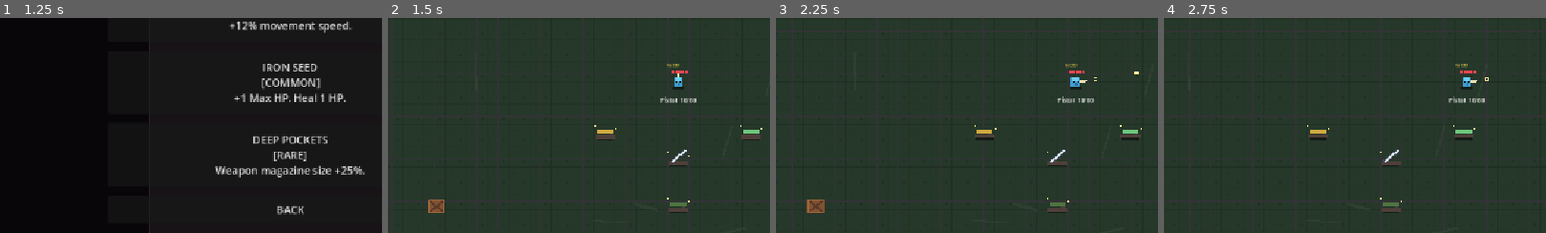
Above: before the commit, frames 1-4 (left to right).
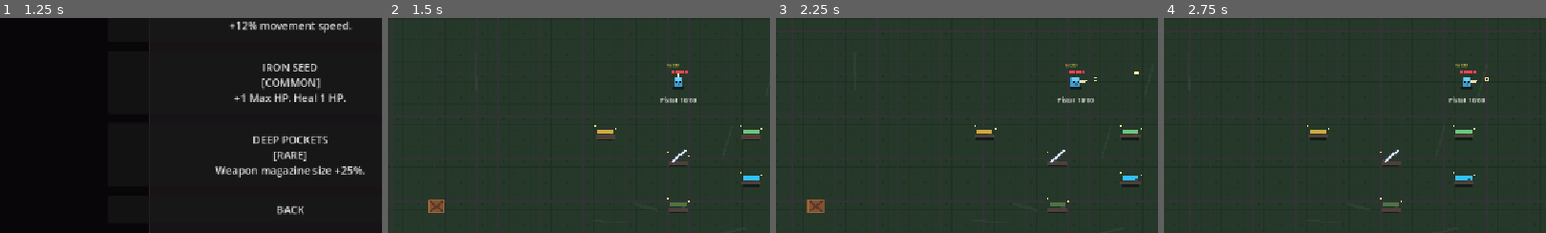
Above: after the commit, the same moments.

Repository: Venos2512/Rouge
Game: Godot game, scene res://gungeon_proto/main.tscn
The game is run twice, just before and just after one commit, with the same random seed, the same clock (stepped at 60 frames per second) and the same inputs.
Inputs (mouse positions are % of the whole screen's width and height, from its top left):
- Up to frame 1 (1.25 s): click "START RUN" at 0.5 s
- Up to frame 2 (1.5 s): click "FLEET FEATHER [COMMON] +12% m…" at 1.25 s
- Up to frame 3 (2.25 s): tap Enter at 2 s; move the mouse to (72, 45) at 2.02 s; press the mouse at (72, 45) at 2.03 s; hold D (move_right) from 2.03 s (still down)
- Up to frame 4 (2.75 s): keep holding D (move_right)
The pictures show only the part of the screen within x 12-62%, y 35-85%; the shares and areas given below are measured in that part.

Frame 1 is identical in both runs. In frame 2, 0.2% of the frame differs, in the area x 92-98%, y 71-79%; in frame 3, 0.2%; in frame 4, 0.2%, in the area x 75-82%, y 71-79%.

Commit message:
fix: guard laser beam against freed objects

Diff:
--- /dev/null
+++ b/gungeon_proto/assets/icons/weapons/weapon_laser_rifle.svg
@@ -0,0 +1,6 @@
+<svg xmlns="http://www.w3.org/2000/svg" width="32" height="32" viewBox="0 0 32 32">
+  <path fill="#27384c" stroke="#9beaff" stroke-width="2" d="M3 12h19l6 4-6 4H3z"/>
+  <path fill="#31ccff" d="M7 14h16v4H7z"/>
+  <path fill="#162331" d="M11 20h7l-2 8h-6z"/>
+  <circle cx="25" cy="16" r="2" fill="#fff"/>
+</svg>
--- a/gungeon_proto/resources/dungeon/room_rule_start.tres
+++ b/gungeon_proto/resources/dungeon/room_rule_start.tres
@@ -21,4 +21,7 @@
 }, {
 "weapon_id": "grenade_launcher",
 "position": Vector2(0, 185)
+}, {
+"weapon_id": "laser_rifle",
+"position": Vector2(110, 145)
 }]
--- a/gungeon_proto/resources/dungeon/room_rule_treasure.tres
+++ b/gungeon_proto/resources/dungeon/room_rule_treasure.tres
@@ -23,4 +23,7 @@
 }, {
 "weapon_id": "grenade_launcher",
 "position": Vector2(0, 0)
+}, {
+"weapon_id": "laser_rifle",
+"position": Vector2(0, 0)
 }]
--- /dev/null
+++ b/gungeon_proto/resources/weapons/laser_rifle.tres
@@ -0,0 +1,25 @@
+[gd_resource type="Resource" script_class="WeaponData" load_steps=4 format=3]
+
+[ext_resource type="Script" path="res://gungeon_proto/scripts/weapons/weapon_data.gd" id="1_data"]
+[ext_resource type="Script" path="res://gungeon_proto/scripts/weapons/attacks/laser_beam_attack_provider.gd" id="2_attack"]
+[ext_resource type="Texture2D" path="res://gungeon_proto/assets/icons/weapons/weapon_laser_rifle.svg" id="3_icon"]
+
+[resource]
+script = ExtResource("1_data")
+id = "laser_rifle"
+display_name = "Laser Rifle"
+automatic = true
+attack_provider = ExtResource("2_attack")
+hud_icon_id = "laser_rifle"
+icon_texture = ExtResource("3_icon")
+pickup_color = Color(0.18, 0.76, 1, 1)
+damage = 2
+damage_type = "shock"
+fire_interval = 0.1
+reload_time = 1.35
+recoil = 0.25
+magazine_size = 40
+reserve_ammo = 160
+beam_range = 620.0
+beam_width = 5.0
+tags = Array[String](["ranged", "beam", "energy"])
--- a/gungeon_proto/resources/weapons/weapon_database.tres
+++ b/gungeon_proto/resources/weapons/weapon_database.tres
@@ -8,7 +8,8 @@
 [ext_resource type="Resource" path="res://gungeon_proto/resources/weapons/spear.tres" id="6_spear"]
 [ext_resource type="Resource" path="res://gungeon_proto/resources/weapons/hammer.tres" id="7_hammer"]
 [ext_resource type="Resource" path="res://gungeon_proto/resources/weapons/grenade_launcher.tres" id="8_grenade_launcher"]
+[ext_resource type="Resource" path="res://gungeon_proto/resources/weapons/laser_rifle.tres" id="9_laser_rifle"]
 
 [resource]
 script = ExtResource("1_database")
-weapons = Array[Resource]([ExtResource("2_pistol"), ExtResource("3_shotgun"), ExtResource("4_machine_gun"), ExtResource("5_sword"), ExtResource("6_spear"), ExtResource("7_hammer"), ExtResource("8_grenade_launcher")])
+weapons = Array[Resource]([ExtResource("2_pistol"), ExtResource("3_shotgun"), ExtResource("4_machine_gun"), ExtResource("5_sword"), ExtResource("6_spear"), ExtResource("7_hammer"), ExtResource("8_grenade_launcher"), ExtResource("9_laser_rifle")])
--- a/gungeon_proto/scripts/ui/game_hud_icon.gd
+++ b/gungeon_proto/scripts/ui/game_hud_icon.gd
@@ -662,6 +662,28 @@
 				2.0 * scale_value
 			)
 
+		"laser_rifle":
+			draw_rect(
+				Rect2(
+					center + Vector2(-21.0, -7.0) * scale_value,
+					Vector2(36.0, 14.0) * scale_value
+				),
+				color,
+				true
+			)
+			draw_line(
+				center + Vector2(-14.0, 0.0) * scale_value,
+				center + Vector2(23.0, 0.0) * scale_value,
+				Color8(82, 218, 255),
+				3.0 * scale_value
+			)
+			draw_line(
+				center + Vector2(-4.0, 7.0) * scale_value,
+				center + Vector2(-7.0, 18.0) * scale_value,
+				color,
+				5.0 * scale_value
+			)
+
 		_:
 			# Pistol
 			draw_rect(
--- /dev/null
+++ b/gungeon_proto/scripts/weapons/attacks/laser_beam_attack_provider.gd
@@ -0,0 +1,112 @@
+class_name LaserBeamAttackProvider
+extends "res://gungeon_proto/scripts/weapons/attacks/weapon_attack_provider.gd"
+
+
+const DamageInfoScript = preload(
+	"res://gungeon_proto/scripts/combat/damage_info.gd"
+)
+const DamageResolverScript = preload(
+	"res://gungeon_proto/scripts/combat/damage_resolver.gd"
+)
+const DamageTypesScript = preload(
+	"res://gungeon_proto/scripts/combat/damage_types.gd"
+)
+
+const MUZZLE_DISTANCE: float = 18.0
+const BEAM_VISIBLE_TIME: float = 0.11
+
+var beam_time_left: float = 0.0
+var beam_start_local: Vector2 = Vector2.ZERO
+var beam_end_local: Vector2 = Vector2.ZERO
+
+
+func tick(delta: float) -> void:
+	beam_time_left = maxf(0.0, beam_time_left - delta)
+
+
+func perform_attack(
+	player: Node2D,
+	weapon: Dictionary,
+	aim_direction: Vector2,
+	weapon_system: Node,
+	god_mode: bool
+) -> Dictionary:
+	var direction: Vector2 = aim_direction.normalized()
+	if direction.is_zero_approx():
+		return {"performed": false}
+
+	var beam_range: float = float(weapon.get("beam_range", 620.0))
+	var origin: Vector2 = player.global_position + direction * MUZZLE_DISTANCE
+	var target: Vector2 = origin + direction * beam_range
+	var query := PhysicsRayQueryParameters2D.create(origin, target)
+	query.exclude = [player.get_rid()]
+	query.collide_with_areas = true
+	query.collide_with_bodies = true
+
+	var hit: Dictionary = player.get_world_2d().direct_space_state.intersect_ray(query)
+	if not hit.is_empty():
+		target = hit.get("position", target) as Vector2
+		var collider_value: Variant = hit.get("collider")
+		# Collider có thể đã queue_free trong cùng physics frame (ví dụ
+		# beam tick kết liễu enemy lúc scene đang chuyển phòng). Kiểm tra
+		# Variant trước khi cast để Godot không cast một freed Object.
+		if (
+			typeof(collider_value) == TYPE_OBJECT
+			and is_instance_valid(collider_value)
+		):
+			var collider: Node = collider_value as Node
+			_apply_beam_damage(player, collider, weapon, target, direction)
+
+	beam_start_local = origin - player.global_position
+	beam_end_local = target - player.global_position
+	beam_time_left = BEAM_VISIBLE_TIME
+
+	if not god_mode:
+		weapon_system.call("consume_round")
+
+	return {
+		"performed": true,
+		"cooldown": float(weapon.get("fire_interval", 0.1)),
+		"recoil": float(weapon.get("recoil", 0.0)),
+		"muzzle_flash": BEAM_VISIBLE_TIME,
+	}
+
+
+func draw_held_weapon(
+	player: Node2D,
+	weapon: Dictionary,
+	aim_direction: Vector2
+) -> void:
+	player.draw_line(
+		aim_direction * 7.0,
+		aim_direction * MUZZLE_DISTANCE,
+		Color8(75, 96, 125),
+		5.0
+	)
+	if beam_time_left <= 0.0:
+		return
+
+	var width: float = float(weapon.get("beam_width", 5.0))
+	player.draw_line(beam_start_local, beam_end_local, Color(0.12, 0.72, 1.0, 0.3), width + 6.0)
+	player.draw_line(beam_start_local, beam_end_local, Color8(48, 205, 255), width)
+	player.draw_line(beam_start_local, beam_end_local, Color.WHITE, maxf(1.0, width * 0.28))
+	player.draw_circle(beam_end_local, width + 2.0, Color(0.3, 0.88, 1.0, 0.65))
+
+
+func _apply_beam_damage(
+	player: Node2D,
+	target: Node,
+	weapon: Dictionary,
+	hit_position: Vector2,
+	direction: Vector2
+) -> void:
+	var info: RefCounted = DamageInfoScript.create(
+		int(weapon.get("damage", 1)),
+		StringName(weapon.get("damage_type", "shock")),
+		[DamageTypesScript.PROJECTILE]
+	)
+	info.source = self
+	info.instigator = player
+	info.hit_position = hit_position
+	info.hit_direction = direction
+	DamageResolverScript.apply_damage(target, info)
--- a/gungeon_proto/scripts/weapons/attacks/weapon_attack_controller.gd
+++ b/gungeon_proto/scripts/weapons/attacks/weapon_attack_controller.gd
@@ -9,15 +9,17 @@
 	delta: float
 ) -> void:
 	for provider_value: Variant in providers.values():
+		if (
+			typeof(provider_value) != TYPE_OBJECT
+			or not is_instance_valid(provider_value)
+		):
+			continue
+
 		var provider: Node = provider_value as Node
-
-		if is_instance_valid(
-			provider
-		):
-			provider.call(
-				"tick",
-				delta
-			)
+		provider.call(
+			"tick",
+			delta
+		)
 
 
 func attack_current(
@@ -118,12 +120,16 @@
 	if providers.has(
 		provider_key
 	):
-		var existing: Node = providers[provider_key] as Node
+		var existing_value: Variant = providers[provider_key]
 
-		if is_instance_valid(
-			existing
+		if (
+			typeof(existing_value) == TYPE_OBJECT
+			and is_instance_valid(existing_value)
 		):
+			var existing: Node = existing_value as Node
 			return existing
+
+		providers.erase(provider_key)
 
 	var provider: Node = provider_script.new() as Node
 
--- a/gungeon_proto/scripts/weapons/weapon_data.gd
+++ b/gungeon_proto/scripts/weapons/weapon_data.gd
@@ -34,6 +34,10 @@
 @export var bullet_speed: float = 520.0
 @export var pellets: int = 1
 @export var spread_deg: float = 0.0
+
+@export_group("Beam")
+@export var beam_range: float = 620.0
+@export var beam_width: float = 5.0
 
 @export_group("Explosive Projectile")
 @export var projectile_lifetime: float = 1.1
@@ -82,6 +86,8 @@
 		"bullet_speed": bullet_speed,
 		"pellets": pellets,
 		"spread_deg": spread_deg,
+		"beam_range": beam_range,
+		"beam_width": beam_width,
 		"projectile_lifetime": projectile_lifetime,
 		"explosion_radius": explosion_radius,
 		"explosion_knockback": explosion_knockback,
Not shown: 1 places in gungeon_proto/resources/weapons/weapon_database.tres that only renumber resources
Not shown, added: update_notes/2026-08-28-laser-rifle-beam.md
